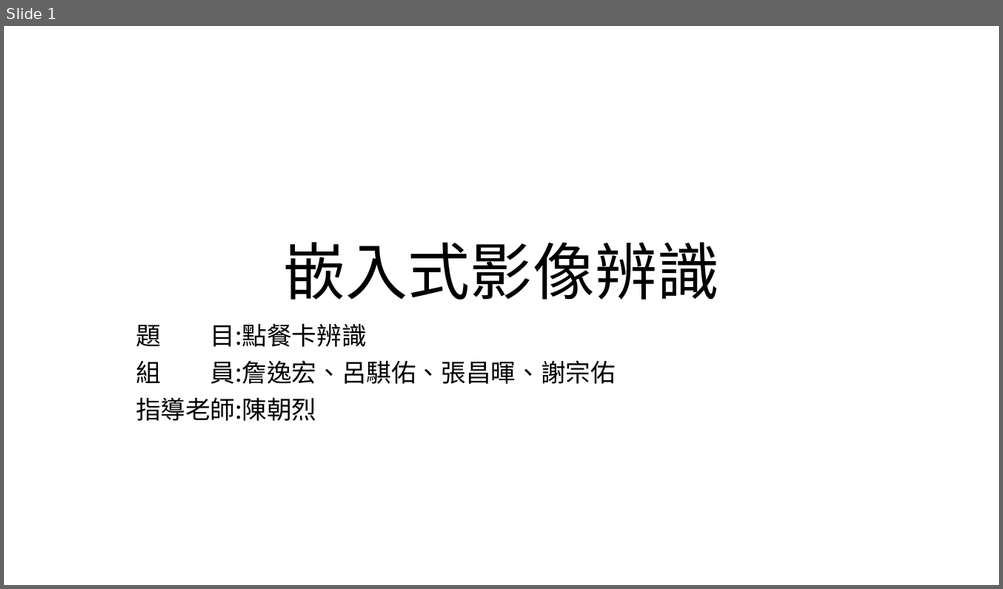
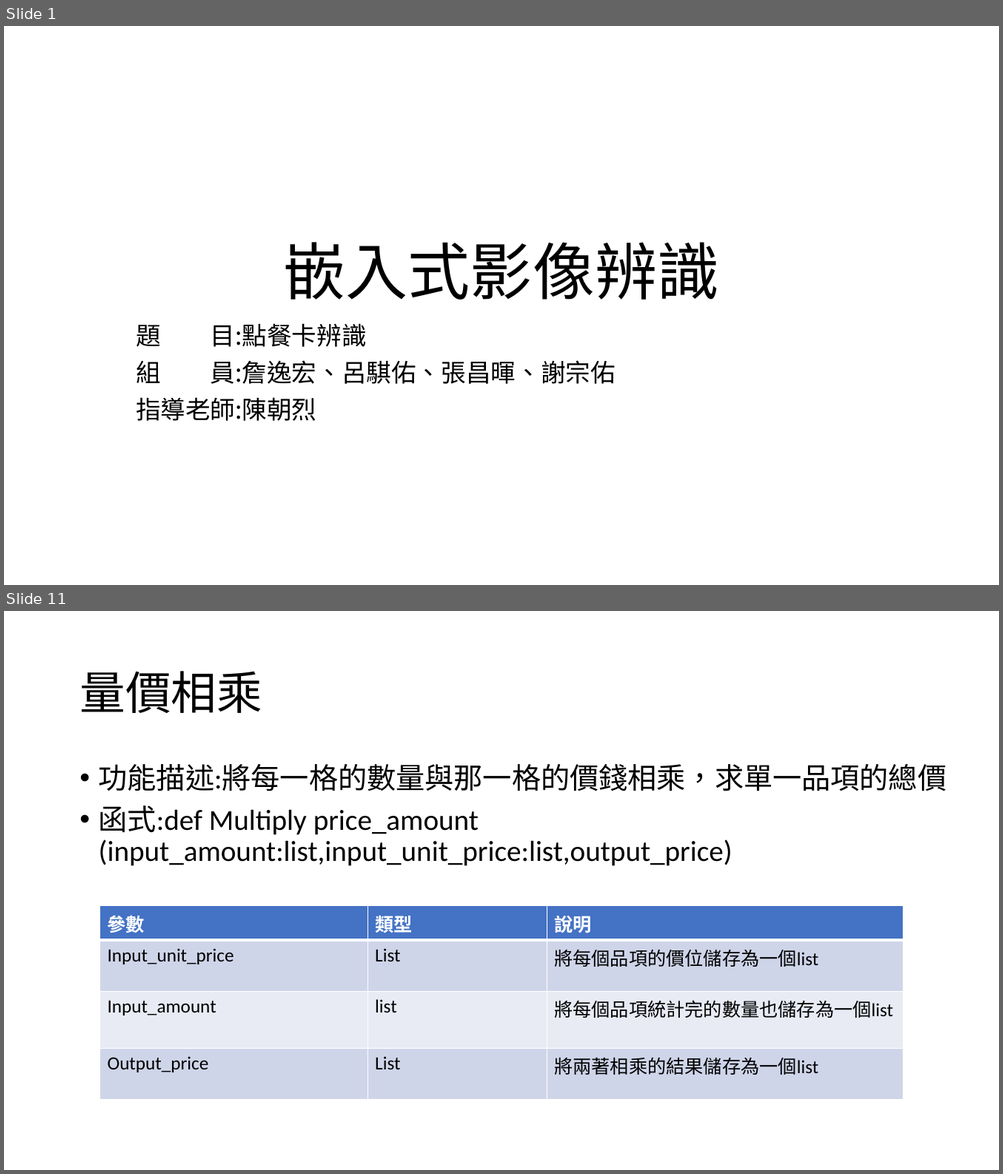
Before and after one commit to austin9328/Embedded_system, a slide deck: final_project/影像辨識 final_project.pptx. Shown one above the other, each under a label of ours: slide 1 before the commit, slides 1 and 11 after it; the slides between them are not shown. The pictures are 1003x589 and 1003x1174 pixels, drawn with LibreOffice and Linux fonts; fonts in the diff are those of the drawing. Boxes give left, top, right and bottom in pixels: in the first picture for what was removed or moved away, otherwise in the second. Text is boxed around its words. In the diff, an @@ line names an element or a change of style, - is before the commit and + after.

```diff
--- a/final_project/影像辨識 final_project.pptx
+++ b/final_project/影像辨識 final_project.pptx
@@ slide 11 added at bbox=[4, 611, 999, 1170], background #FFFFFF @@
@@ title added at bbox=[79, 671, 262, 713], 44 pt, text #000000 @@
+量價相乘
@@ text added at bbox=[99, 764, 947, 866], 28 pt, text #000000 @@
+• 功能描述:將每一格的數量與那一格的價錢相乘，求單一品項的總價
+• 函式:def Multiply price_amount (input_amount:list,input_unit_price:list,output_price)
@@ table added at bbox=[100, 906, 903, 1089], 4 rows, 3 columns @@
+參數 | 類型 | 說明
+Input_unit_price | List | 將每個品項的價位儲存為一個list
+Input_amount | list | 將每個品項統計完的數量也儲存為一個list
+Output_price | List | 將兩著相乘的結果儲存為一個list
```
Also in this commit, not shown: 3 slides changed, 7 other slides added.
